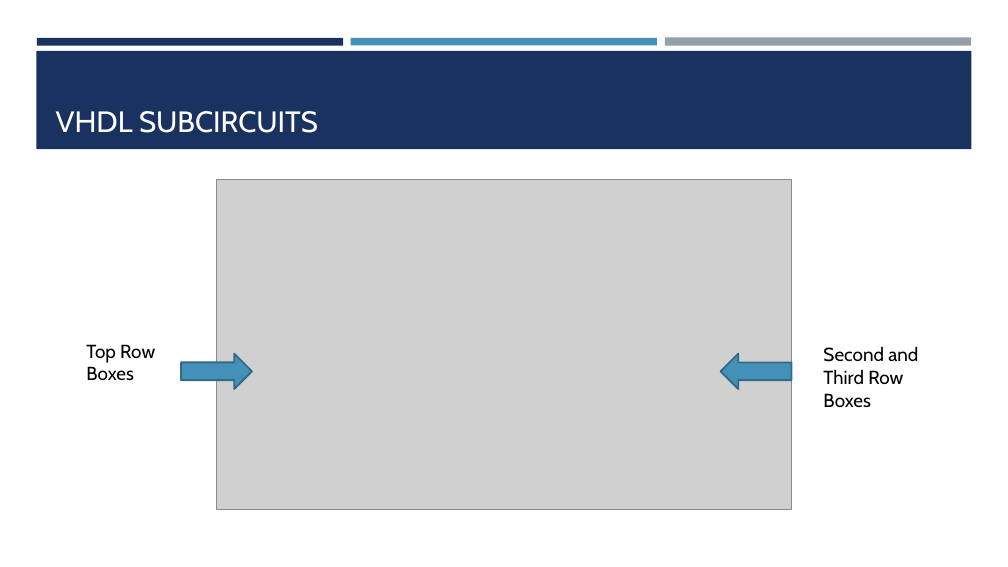
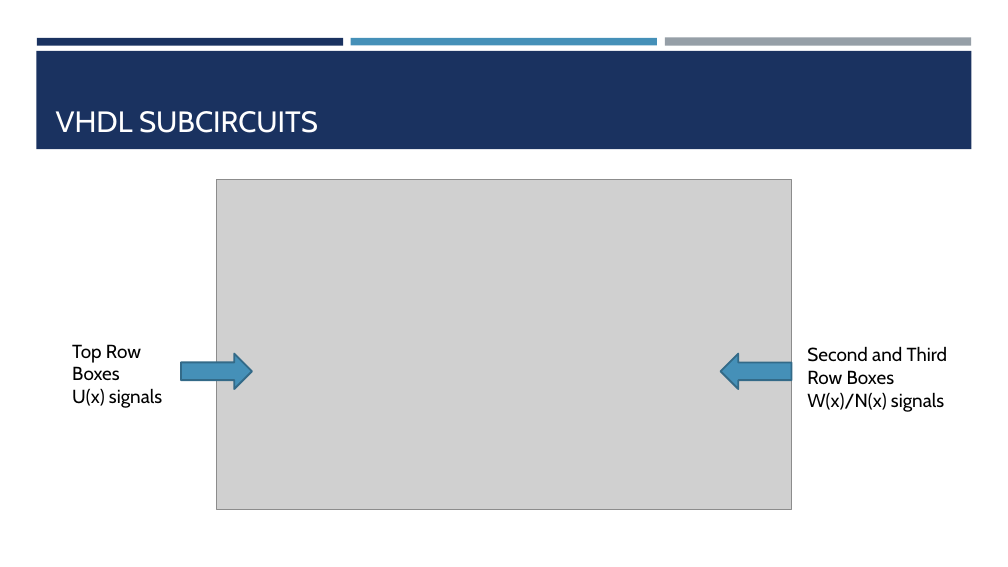
Before and after one commit to LisaJacklin/CS301_Project, a slide deck: slide 4 of CS301_ProjectPresentation.pptx (slide 5 before the commit). Drawn at 1008x567 pixels with LibreOffice and Linux fonts; fonts in the diff are those of the drawing; grey boxes stand for pictures. Boxes give left, top, right and bottom in pixels: in the first picture for what was removed or moved away, otherwise in the second. Text is boxed around its words. In the diff, an @@ line names an element or a change of style, - is before the commit and + after.

```diff
--- a/CS301_ProjectPresentation.pptx
+++ b/CS301_ProjectPresentation.pptx
@@ text "Top Row Boxes": place and size @@
-text "Top Row Boxes" at [86, 344, 155, 380]
+text "Top Row Boxes" at [72, 344, 162, 408]
@@ text "Second and Third Row Boxes": place and size @@
-text "Second and Third Row Boxes" at [823, 346, 918, 407]
+text "Second and Third Row Boxes" at [807, 346, 948, 412]
@@ text at [72, 388, 162, 408]: paragraph added @@
+U(x) signals
@@ text at [807, 392, 944, 412]: paragraph added @@
+W(x)/N(x) signals
```
Also in this commit, not shown: 3 other slides changed, 5 slides added, 7 slides removed, 6 other files.
